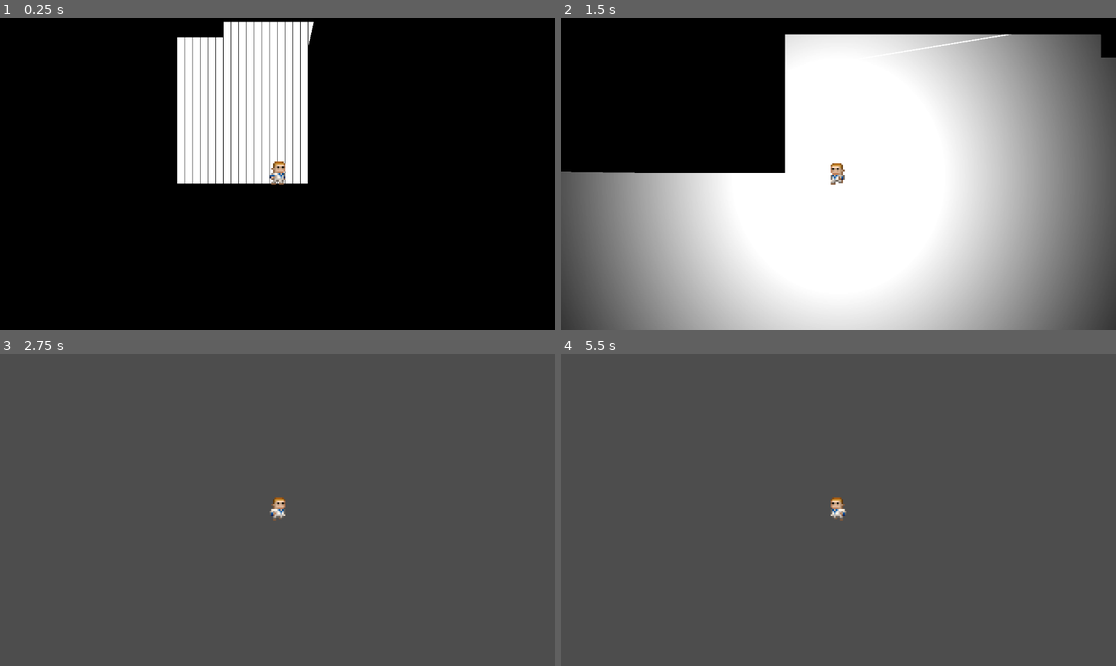
Above: before the commit, frames 1-4 (two rows, left to right).
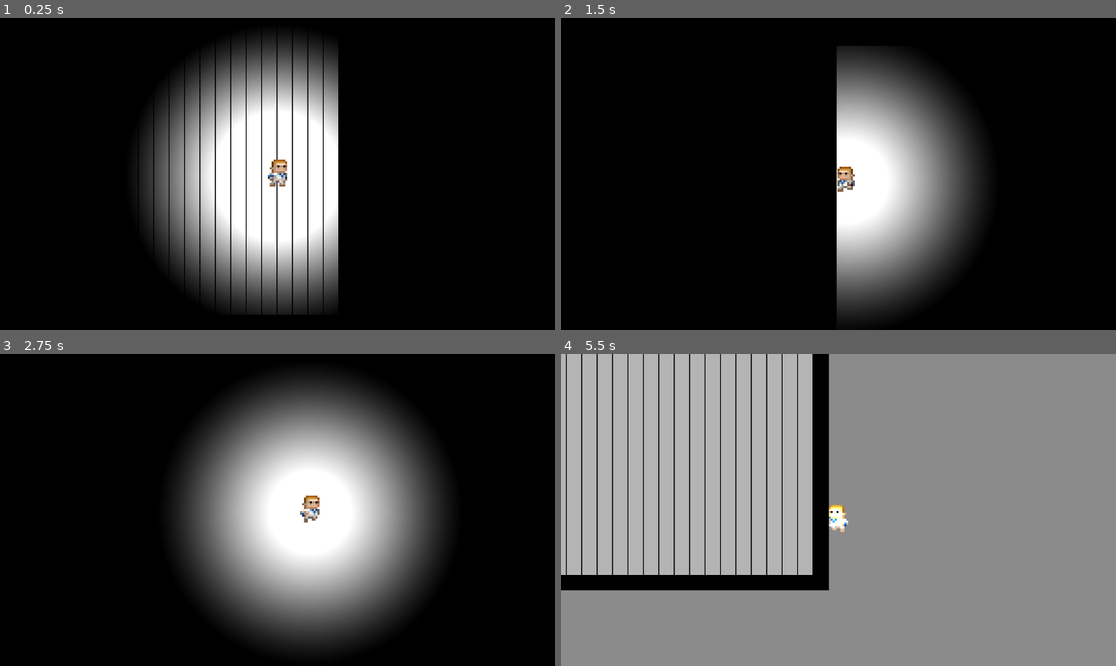
Above: after the commit, the same moments.

Repository: SimpleImpact/Mark-Of-Darkness
Game: Godot game, scene res://node_2d.tscn
Two runs of this game, one before a commit and one after it. Both use one fixed random seed, a clock stepped at 60 frames per second and the inputs below.
Inputs (mouse positions are in pixels of both pictures, inside the frame that each line leads up to):
- Up to frame 1 (0.25 s): no input
- Up to frame 2 (1.5 s): tap Enter at 0.5 s; move the mouse to (960, 158) at 0.52 s; press the mouse at (960, 158) at 0.53 s; hold D (Right) 0.53-1.28 s; tap C (C) at 0.8, 1.35 s; move the mouse to (727, 189) at 1.27 s; release the mouse at (727, 189) at 1.28 s; hold S (Down) from 1.28 s (still down)
- Up to frame 3 (2.75 s): right-click (166, 525) at 1.55 s; move the mouse to (333, 441) at 2.02 s; release S (Down) at 2.03 s; hold D (Right) from 2.03 s (still down); hold Right mouse button (Mouse2) from 2.03 s (still down); click (333, 441) at 2.3 s
- Up to frame 4 (5.5 s): move the mouse to (810, 572) at 2.77 s; release D (Right) at 2.78 s; release Right mouse button (Mouse2) at 2.78 s; hold W (Up) 2.78-3.53 s; click (810, 572) at 2.85 s; tap C (C) at 3.05, 3.6, 5.3 s; move the mouse to (1005, 556) at 3.52 s; hold Right mouse button (Mouse2) 3.53-4.28 s; hold A (Left) 3.53-5.03 s; move the mouse to (672, 463) at 4.27 s; right-click (672, 463) at 4.35 s; click (672, 463) at 4.55 s; move the mouse to (866, 510) at 5.02 s; press the mouse at (866, 510) at 5.03 s; hold S (Down) from 5.03 s (still down)

The runs differ from the first frame. In frame 1, 24% of the frame differs, in the area x 25-61%, y 1-96%; in frame 2, 74%; in frame 3, 92%; in frame 4, 99%, in the area x 0-100%, y 0-100%.

Commit message:
Update
Added many debug tools and added a configurable dash

Diff:
--- /dev/null
+++ b/Dungeon.tscn
@@ -0,0 +1,8 @@
+[gd_scene load_steps=3 format=3 uid="uid://ci73nbj57ejif"]
+
+[ext_resource type="TileSet" uid="uid://dw3shrb6t37df" path="res://TileMaps/CobbleTileset.tres" id="1_sifhu"]
+[ext_resource type="Script" uid="uid://b0vib4v2lsqns" path="res://test.gd" id="2_slqep"]
+
+[node name="TileMapLayer" type="TileMapLayer"]
+tile_set = ExtResource("1_sifhu")
+script = ExtResource("2_slqep")
--- a/Objects/player.tscn
+++ b/Objects/player.tscn
@@ -1,12 +1,11 @@
-[gd_scene load_steps=27 format=3 uid="uid://bq2s8jhja8833"]
+[gd_scene load_steps=26 format=3 uid="uid://bq2s8jhja8833"]
 
-[ext_resource type="Script" path="res://Scripts/Movement.gd" id="1_lkuwi"]
-[ext_resource type="Script" path="res://Scripts/Attack Handler.gd" id="2_80hox"]
+[ext_resource type="Script" uid="uid://c0luklt8h3fvk" path="res://Scripts/Movement.gd" id="1_lkuwi"]
+[ext_resource type="Script" uid="uid://cafikea3xywt0" path="res://Scripts/Attack Handler.gd" id="2_80hox"]
 [ext_resource type="Texture2D" uid="uid://bwwvuafk8l37c" path="res://Sprites/rogue.png" id="3_6nkus"]
 [ext_resource type="Texture2D" uid="uid://bifcuycrhu4v2" path="res://Sprites/rogueFlipped.png" id="4_th4xs"]
-[ext_resource type="Script" path="res://button.gd" id="5_110jt"]
-[ext_resource type="Shader" path="res://test.gdshader" id="6_03up6"]
-[ext_resource type="Shader" path="res://Objects/light.gdshader" id="6_mrbcm"]
+[ext_resource type="Shader" uid="uid://e42rg5ljlc2g" path="res://test.gdshader" id="6_03up6"]
+[ext_resource type="Shader" uid="uid://cgl8hhac2mt4q" path="res://Objects/light.gdshader" id="6_mrbcm"]
 
 [sub_resource type="AtlasTexture" id="AtlasTexture_ph2tk"]
 atlas = ExtResource("3_6nkus")
@@ -130,7 +129,7 @@
 
 [sub_resource type="Gradient" id="Gradient_qu6a2"]
 interpolation_mode = 2
-offsets = PackedFloat32Array(0, 0.720779)
+offsets = PackedFloat32Array(0, 0.220779)
 colors = PackedColorArray(1, 1, 1, 1, 0, 0, 0, 1)
 
 [sub_resource type="GradientTexture2D" id="GradientTexture2D_kv3fc"]
@@ -146,17 +145,17 @@
 
 [node name="Player" type="CharacterBody2D"]
 texture_filter = 1
-scale = Vector2(1.56308, 1.72667)
 script = ExtResource("1_lkuwi")
-maxSpeed = 1250
+maxSpeed = 500
 accel = 0.25
 
 [node name="Player Camera" type="Camera2D" parent="."]
 position = Vector2(0, -9)
 scale = Vector2(0.85, 0.85)
-zoom = Vector2(0.25, 0.25)
+zoom = Vector2(0.5, 0.5)
 process_callback = 0
 limit_smoothed = true
+position_smoothing_enabled = true
 
 [node name="Attack Handler" type="Node2D" parent="."]
 script = ExtResource("2_80hox")
@@ -173,16 +172,6 @@
 sprite_frames = SubResource("SpriteFrames_u676e")
 animation = &"Rouge Run Left"
 
-[node name="MarginContainer" type="MarginContainer" parent="."]
-offset_left = -2304.0
-offset_top = -1304.0
-offset_right = -2264.0
-offset_bottom = -1264.0
-
-[node name="Button" type="Button" parent="MarginContainer"]
-layout_mode = 2
-script = ExtResource("5_110jt")
-
 [node name="Lamp" type="PointLight2D" parent="."]
 material = SubResource("ShaderMaterial_42k1w")
 scale = Vector2(4, 4)
@@ -195,5 +184,3 @@
 material = SubResource("ShaderMaterial_empod")
 blend_mode = 1
 range_z_max = 0
-
-[connection signal="pressed" from="MarginContainer/Button" to="MarginContainer/Button" method="_on_pressed"]
--- a/Scripts/FloorGen.gd
+++ b/Scripts/FloorGen.gd
@@ -1,15 +1,17 @@
 extends Node
-var Spawn_room: PackedScene = preload("res://map.tscn")
+var Spawn_room: PackedScene = preload("res://Dungeon.tscn")
 var player_obj: PackedScene = preload("res://Objects/player.tscn")
-
+@export var debug = false
 # Called when the node enters the scene tree for the first time.
 func _ready() -> void:
 	var spawn = Spawn_room.instantiate()
 	var player = player_obj.instantiate()
 	add_child(spawn)
 	#add_child(player)
-
+	if debug:
+		$"Layer 1 Light".enabled = false
 
 # Called every frame. 'delta' is the elapsed time since the previous frame.
 func _process(_delta: float) -> void:
+	Globals.debug = debug
 	pass
--- a/Scripts/MapGen.gd
+++ b/Scripts/MapGen.gd
@@ -13,11 +13,14 @@
 var rooms = []
 @export var roomCount = 5
 var start = randi_range(0,1)
+
 #X is min, Y is max
-@export var roomSizeRange = Vector2i(8, 20)
 @export var posRange = Vector2i(10, 100)
 @export var minRoomOffset = 10
 @export var hallWidth = 3
+
+var roomTiles:Array
+var roomNumber = 0
 var holder = hallWidth
 
 func generate_roomsPoints(map:TileMapLayer, roomNumber:int, minSize:int, maxSize:int, debugLines:bool):
@@ -52,7 +55,10 @@
 		for h in range(size.x):
 			for k in range(size.y):
 				map.set_cell(Vector2i(pos.x+h,pos.y+k), 0, Vector2i(0,0))
-				Globals.openTiles.append(Vector2i(pos.x+h,pos.y+k))
+				roomTiles.append(Vector2i(pos.x+h,pos.y+k))
+		Globals.openTiles[roomNumber] = roomTiles
+		roomNumber += 1
+
 # Check for overlapping rooms
 func room_overlaps(new_room: Room) -> bool:
 	for room in rooms:
@@ -165,6 +171,3 @@
 			add_child(trace)
 			trace.add_point(line[0]*64)
 			trace.add_point(line[1]*64)
-
-func _ready() -> void:
-	generate_roomsPoints(self, roomCount, roomSizeRange.x, roomSizeRange.y, true)
--- a/Scripts/Movement.gd
+++ b/Scripts/Movement.gd
@@ -5,7 +5,7 @@
 @onready var collider = $'Player Collider'
 var dash = true
 
-@export var maxSpeed = 500
+@export var maxSpeed = 100
 
 #time to reach max speed
 @export var accel = 0.5
@@ -13,17 +13,28 @@
 @export var decel = 0.25
 #How smooth and round to make turns
 @export var turnWeight = 5
+#Varible to change dash factor
+@export var dashCof = 100
+var decay = 0
+
 
 var curSpeed = 0
 var lastVelo = Vector2(0,0)
 func _ready() -> void:
+	await get_tree().process_frame
+	if Globals.debug == true:
+		maxSpeed = 1500
+		$Lamp.enabled = false
+		$DirectionalLight2D.enabled = false
+		$"Player Camera".zoom = Vector2(0.25, 0.25)
+		collider.disabled = true
+
 	print("Movement Initalized")
 	pass # Replace with function body.
 
 
 # Called every frame. 'delta' is the elapsed time since the previous frame.
 func _process(_delta: float) -> void:
-
 	if Input.is_action_pressed("Down") and Input.is_action_pressed("Left") and Input.is_action_pressed("Up") and Input.is_action_pressed("Right"):
 		_animated_sprite.play("Rouge Idle")
 	elif Input.is_action_pressed("Up") and Input.is_action_pressed("Down"):
@@ -55,7 +66,7 @@
 
 	camera.make_current()
 
-	if Input.is_action_just_released("C"):
+	if Input.is_action_just_released("C") and !Globals.debug:
 		if collider.is_disabled():
 			collider.disabled = false
 			$Lamp.enabled = true
@@ -89,24 +100,26 @@
 		lastVelo = Vector2(0,0)
 
 	#Ensures speed doesnt go above max or below zero
-	if curSpeed<0:
+	if curSpeed<0.5:
 		curSpeed = 0
 	elif curSpeed>maxSpeed:
 		curSpeed = maxSpeed
+	#Apply input and speed to velocity and move
+	velocity = lastVelo*curSpeed
+	if Input.is_action_pressed("Mouse2") and dash:
+		if dash and !Globals.debug:
+			dash = false
+			decay = 10
+			start_timer()
+		else:
+			position = get_global_mouse_position()
+
+	if decay != 0:
+		velocity *= decay
+		decay -= 1
 
 	Globals.playerPos = position
-	#Apply input and speed to velocity and move
-	velocity = lastVelo*curSpeed
 	move_and_slide()
-	if Input.is_action_pressed("Mouse2") and dash:
-		#v.x *= dashCof
-		#v.y *= dashCof
-		#start_timer()
-		#dash = false
-		position = get_global_mouse_position()
-
-
-
 
 func start_timer():
 	var timer = get_tree().create_timer(1.0)
@@ -114,7 +127,5 @@
 
 func timeout_function():
 	dash = true
-
-
 func _on_button_pressed() -> void:
 	pass # Replace with function body.
--- a/globals.gd
+++ b/globals.gd
@@ -1,9 +1,15 @@
 extends Node
 
-var openTiles:Array
+# ==================================> IMPORTANT <=======================================
+# ==========> This script if for storing global variables and functions ONLY<===========
+# ===============> Do not attatch this script anywhere, call it globaly <===============
+# ======================================================================================
+
+var openTiles:Dictionary #Dictionary to hold all spawnable tiles, specile(idk) rooms will not be here. The data is stored like this "roomNumber:Vector2i(69, 420)"
 var mapGenerated:bool = false
 var playerPos:Vector2
-# Called when the node enters the scene tree for the first time.
+var debug = false
+
 func _ready() -> void:
 	pass # Replace with function body.
 
--- a/project.godot
+++ b/project.godot
@@ -11,7 +11,7 @@
 [application]
 
 run/main_scene="res://node_2d.tscn"
-config/features=PackedStringArray("4.3")
+config/features=PackedStringArray("4.4")
 
 [autoload]
 
--- a/test.gd
+++ b/test.gd
@@ -3,12 +3,17 @@
 var player_obj: PackedScene = preload("res://Objects/player.tscn")
 
 func _ready() -> void:
+	await get_tree().process_frame
+	var randomRoomNumber = randi_range(1, Globals.openTiles.size())
+
 	MapGen.generate_roomsPoints(self, 5, 8, 20, false)
 	await Globals.mapGenerated
 	if Globals.mapGenerated:
-		var randPos = Globals.openTiles[randi_range(1, Globals.openTiles.size())]
+		var randRoom = Globals.openTiles[randomRoomNumber]
+		var randPos = randRoom[randi_range(1, Globals.openTiles[randomRoomNumber].size())]
 		print(randPos)
 		var player = player_obj.instantiate()
 		player.position = randPos*64
 		print(player.position)
 		add_child(player)
+	pass
Not shown, changed: Fonts/TimesNewPixel.ttf.import
Not shown, added: Objects/light.gdshader.uid
Not shown, added: Scripts/Attack Handler.gd.uid
Not shown, added: Scripts/Attacks/slash.gd.uid
Not shown, added: Scripts/Enemey Spawner.gd.uid
Not shown, added: Scripts/Enemy Scripts/Skeleton.gd.uid
Not shown, added: Scripts/FloorGen.gd.uid
Not shown, added: Scripts/MapGen.gd.uid
Not shown, added: Scripts/Movement.gd.uid
Not shown, added: Scripts/Trigger.gd.uid
Not shown, added: Scripts/pPos.gd.uid
Not shown, added: globals.gd.uid
(and 3 more such lines)
